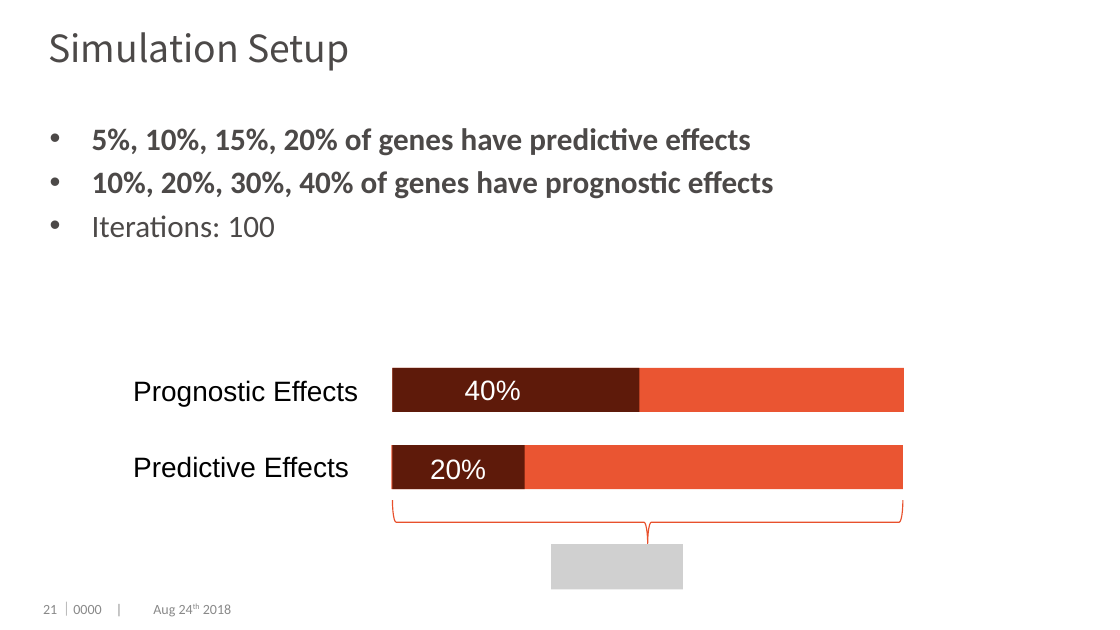
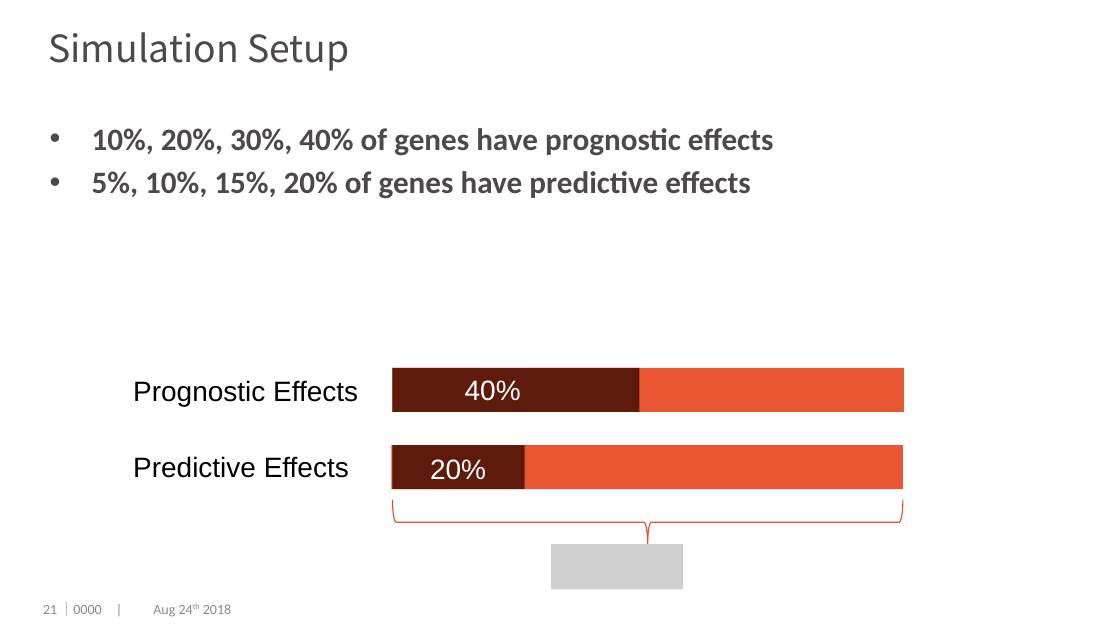
Before and after one commit to dengwx11/GroupLasso, a slide deck: slide 22 of manu & slides/Final.pptx. Drawn at 1120x630 pixels with LibreOffice and Linux fonts; fonts in the diff are those of the drawing; grey boxes stand for pictures; background and template pictures are left out. Boxes give left, top, right and bottom in pixels: in the first picture for what was removed or moved away, otherwise in the second. Text is boxed around its words. In the diff, an @@ line names an element or a change of style, - is before the commit and + after.

```diff
--- a/manu & slides/Final.pptx
+++ b/manu & slides/Final.pptx
@@ text at [92,128,774,156]: paragraph added @@
+• 10%, 20%, 30%, 40% of genes have prognostic effects
@@ text at [92,171,774,237]: paragraphs removed @@
-• 10%, 20%, 30%, 40% of genes have prognostic effects
-• Iterations: 100
```
Also in this commit, not shown: 11 other slides changed, 2 slides added, 12 slides removed, 11 other files.
